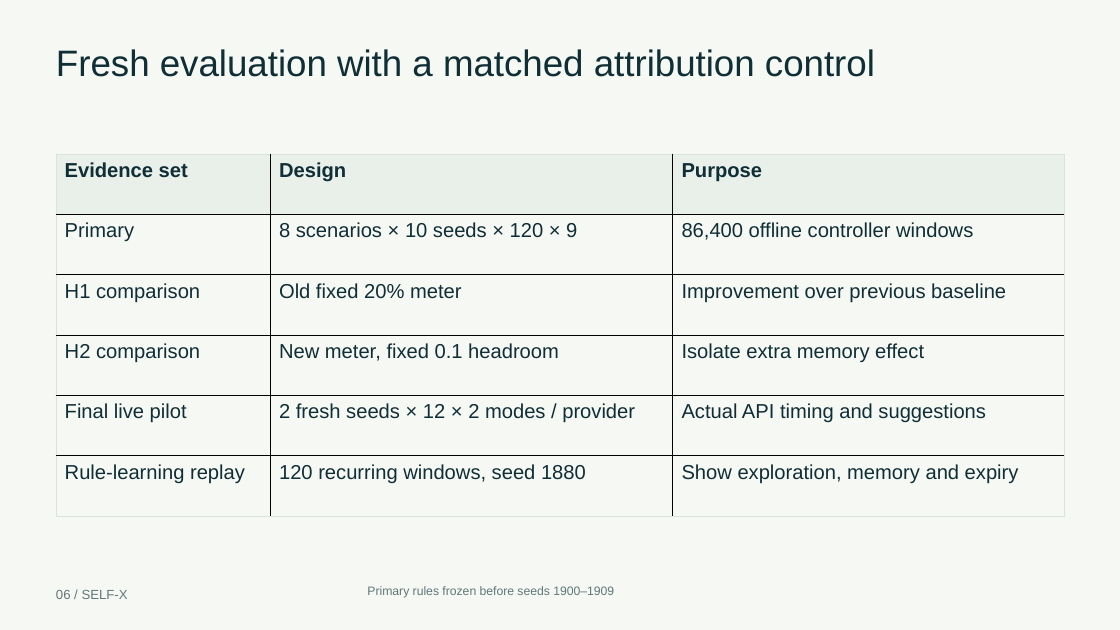
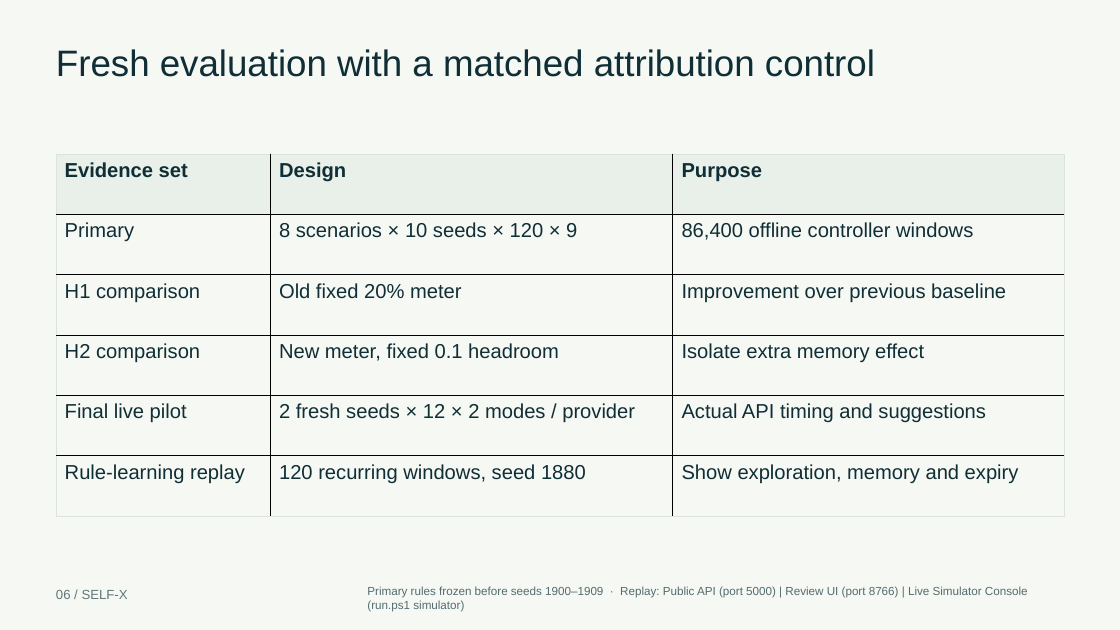
Before and after one commit to Ganesh172919/SDN, a slide deck: slide 6 of selfx/output/submission/SELF_X_Presentation.pptx. Drawn at 1120x630 pixels with LibreOffice and Linux fonts; fonts in the diff are those of the drawing. Boxes give left, top, right and bottom in pixels: in the first picture for what was removed or moved away, otherwise in the second. Text is boxed around its words. In the diff, an @@ line names an element or a change of style, - is before the commit and + after.

```diff
--- a/selfx/output/submission/SELF_X_Presentation.pptx
+++ b/selfx/output/submission/SELF_X_Presentation.pptx
@@ text at (367, 586, 1028, 612): text changed; size 10.5 to 10 pt; text colour #60777B to #536C70 @@
-Primary rules frozen before seeds 1900–1909
+Primary rules frozen before seeds 1900–1909 · Replay: Public API (port 5000) | Review UI (port 8766) | Live Simulator Console (run.ps1 simulator)
```
Also in this commit, not shown: 2 other slides changed, 1 slide added, 1 slide removed, 3 other files.
